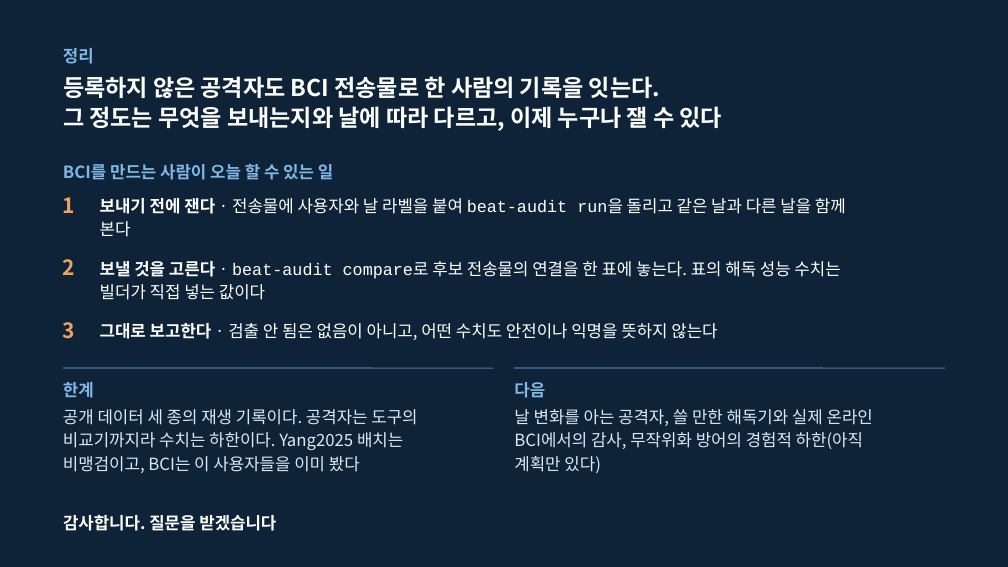
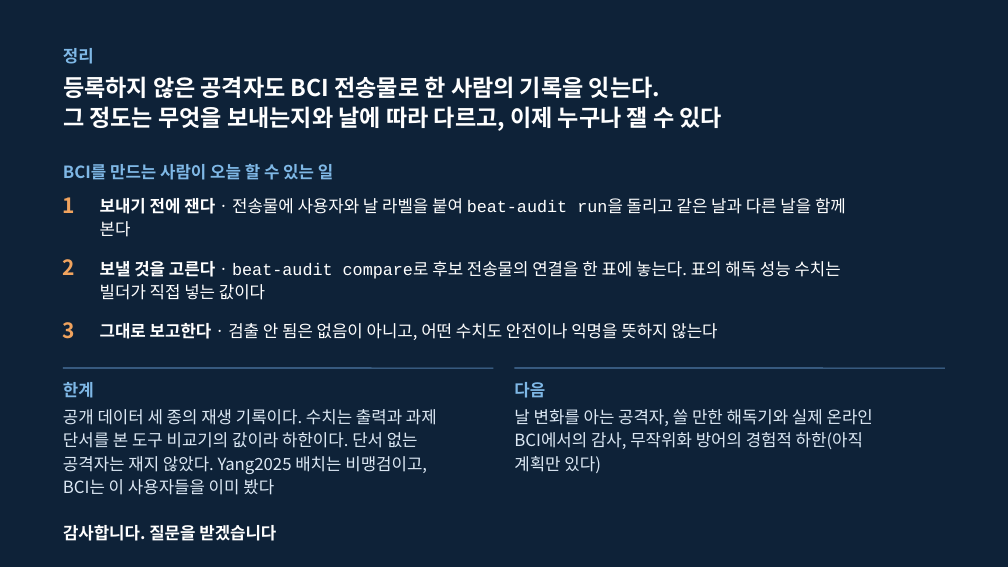
Before and after one commit to gigalove6783-pixel/beat-eeg-privacy, a slide deck: slide 13 of presentation/BEAT_v3_talk.pptx. Drawn at 1008x567 pixels with LibreOffice and Linux fonts; fonts in the diff are those of the drawing. Boxes give left, top, right and bottom in pixels: in the first picture for what was removed or moved away, otherwise in the second. Text is boxed around its words. In the diff, an @@ line names an element or a change of style, - is before the commit and + after.

```diff
--- a/presentation/BEAT_v3_talk.pptx
+++ b/presentation/BEAT_v3_talk.pptx
@@ text at box(63, 409, 437, 495): text changed @@
-공개 데이터 세 종의 재생 기록이다. 공격자는 도구의
-비교기까지라 수치는 하한이다. Yang2025 배치는
-비맹검이고, BCI는 이 사용자들을 이미 봤다
+공개 데이터 세 종의 재생 기록이다. 수치는 출력과 과제
+단서를 본 도구 비교기의 값이라 하한이다. 단서 없는
+공격자는 재지 않았다. Yang2025 배치는 비맹검이고,
+BCI는 이 사용자들을 이미 봤다
@@ text "감사합니다. 질문을 받겠습니다": place and size @@
-text "감사합니다. 질문을 받겠습니다" at box(63, 515, 276, 531)
+text "감사합니다. 질문을 받겠습니다" at box(63, 525, 276, 541)
```
Also in this commit, not shown: 9 other slides changed, 12 other files.
